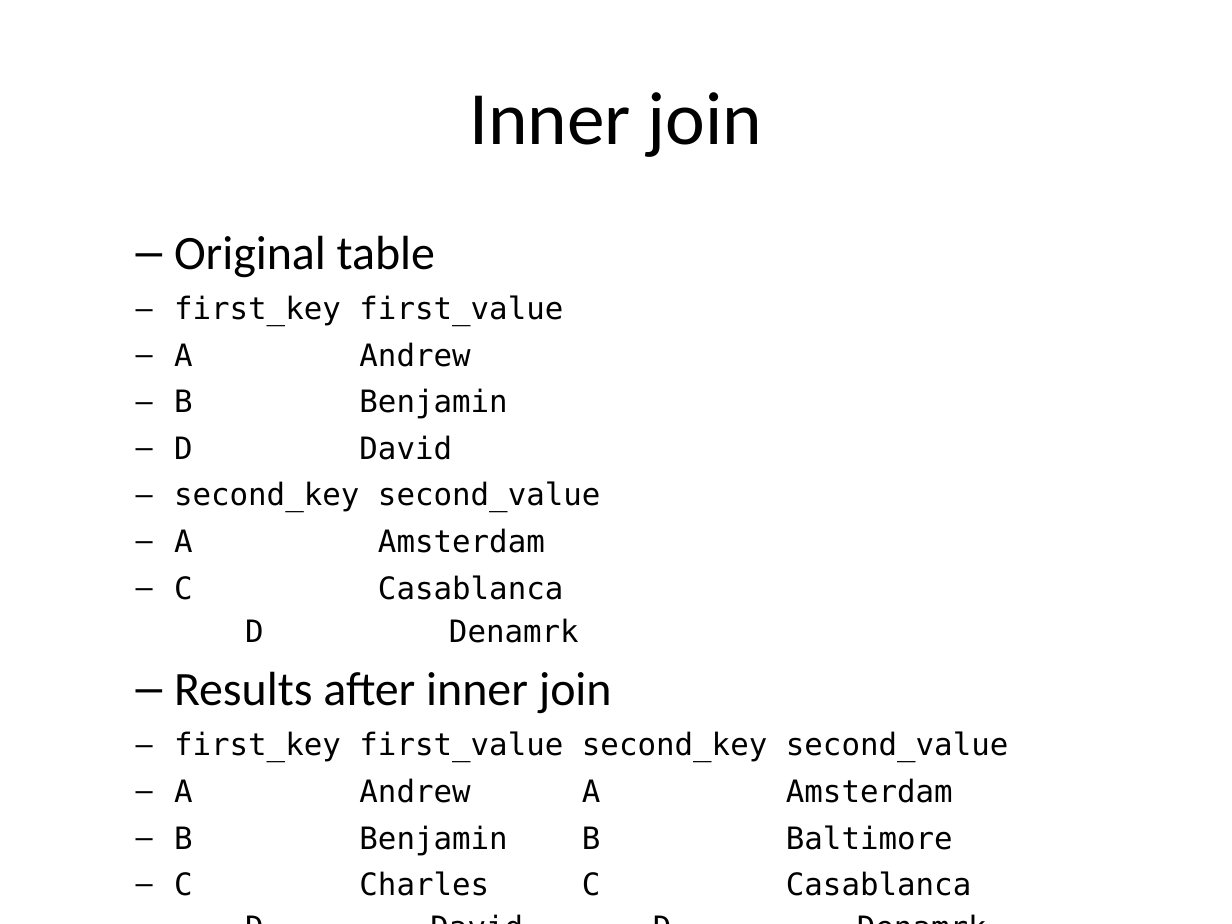
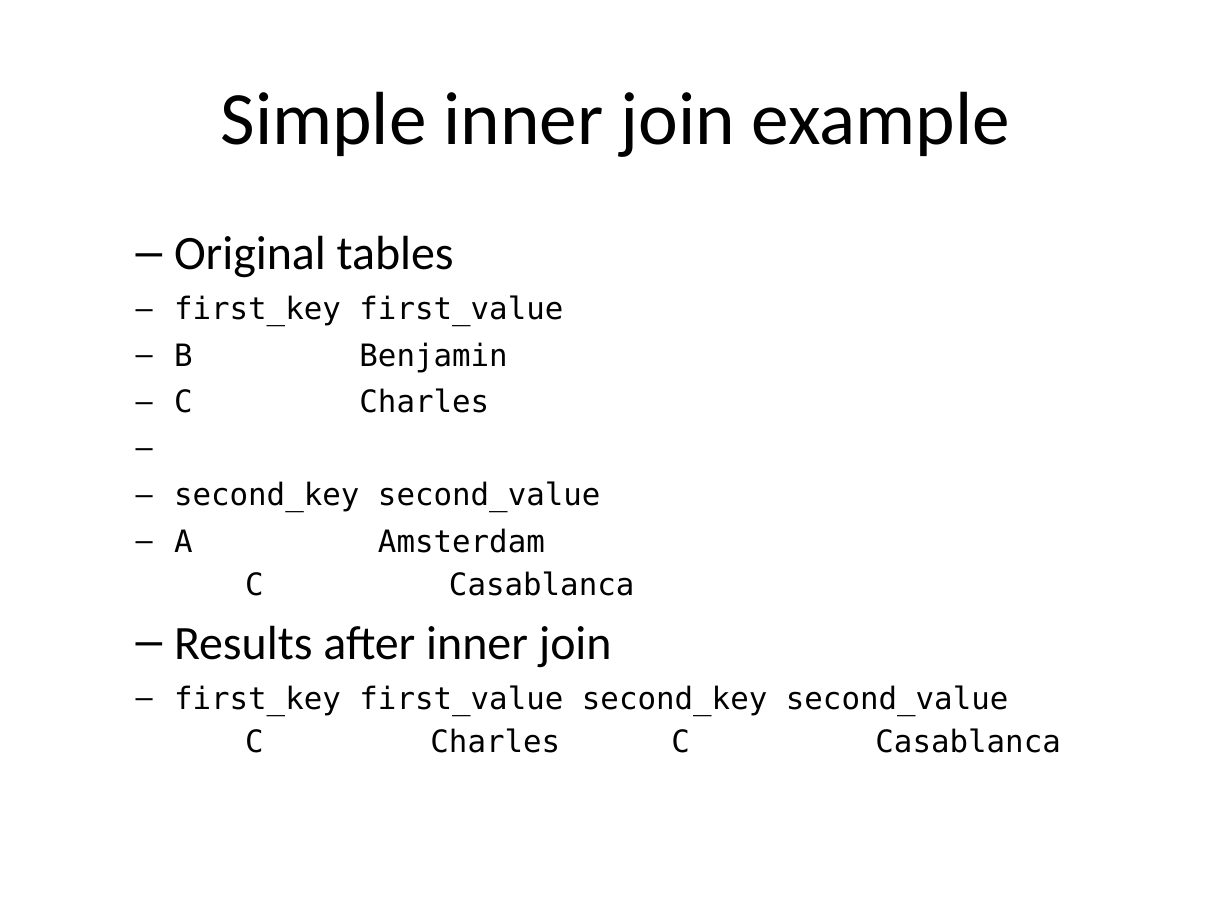
Before and after one commit to pmean/introduction-to-sql, a slide deck: slide 4 of src/mismatches.pptx. Drawn at 1232x924 pixels with LibreOffice and Linux fonts; fonts in the diff are those of the drawing. Boxes give left, top, right and bottom in pixels: in the first picture for what was removed or moved away, otherwise in the second. Text is boxed around its words. In the diff, an @@ line names an element or a change of style, - is before the commit and + after.

```diff
--- a/src/mismatches.pptx
+++ b/src/mismatches.pptx
@@ title at (221,91,1010,157): text changed @@
-Inner join
+Simple inner join example
@@ text at (174,235,634,596): text changed @@
-  – Original table
-first_key first_value
-A Andrew
-B Benjamin
-D David
-second_key second_value
-A Amsterdam
-C Casablanca
-D Denamrk
+  – Original tables
+first_key first_value
+B Benjamin
+C Charles
+second_key second_value
+A Amsterdam
+C Casablanca
@@ text at (174,685,1060,753): text changed @@
-first_key first_value second_key second_value
-A Andrew A Amsterdam
-B Benjamin B Baltimore
-C Charles C Casablanca
-D David D Denamrk
+first_key first_value second_key second_value
+C Charles C Casablanca
```
Also in this commit, not shown: 6 other slides changed, 4 slides added, 1 other file.
